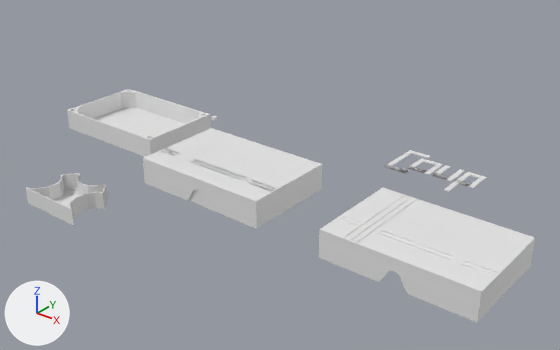
Before and after pictures for a commit that changed the Blender file blender/box.blend.
One viewpoint serves both versions: a 50 mm lens placed at (0.406, -0.442, 0.293), pointed at (0.03, 0.028, 0.001). The lights are fixed; the arrows at lower left show +X, +Y and +Z.

Names of what the first picture shows: 'box_cover_mesh', 'box_cover_orig', 'box_mesh', 'cover_art', 'currency holder_mesh'.
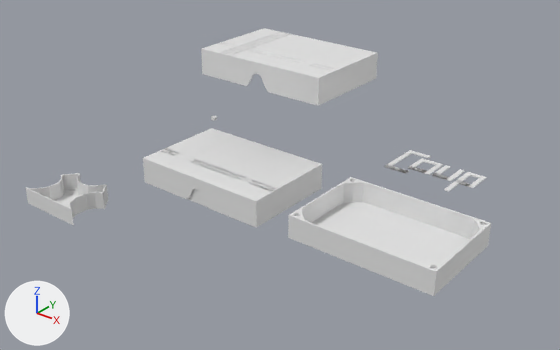
The change, as a list of edits to the scene's bpy script:
```text
Change ob_box_mesh:
    ob_box_mesh.location: (-0.1722, 0.0485, -0.008) -> (0.1545, 0.0017, 0.0008)
Change ob_box_cover_mesh:
    ob_box_cover_mesh.location: (0.1857, 0.0017, -0.0042) -> (0.0039, 0.073, 0.0802)
```

Pixel boxes [x1, y1, x2, y2] of what changed, in the pictures (560 x 350 px):
'box_cover_mesh', moved: before [319, 188, 535, 323]; after [201, 28, 378, 106]
'box_mesh', moved: before [67, 89, 211, 157]; after [288, 177, 491, 296]
